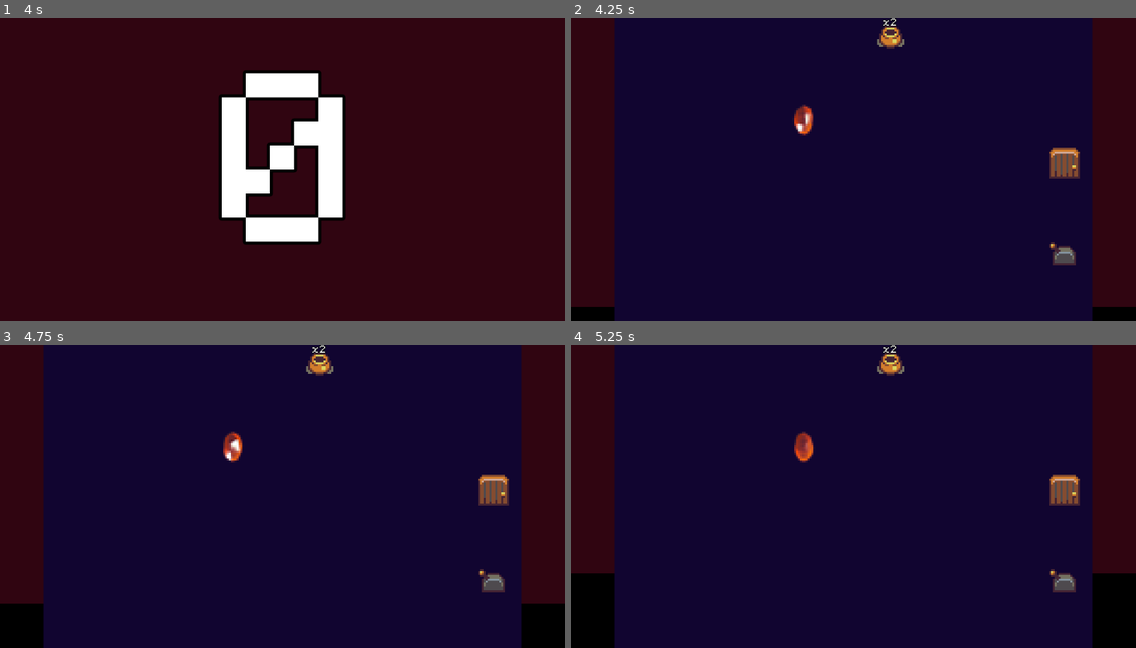
Above: before the commit, frames 1-4 (two rows, left to right).
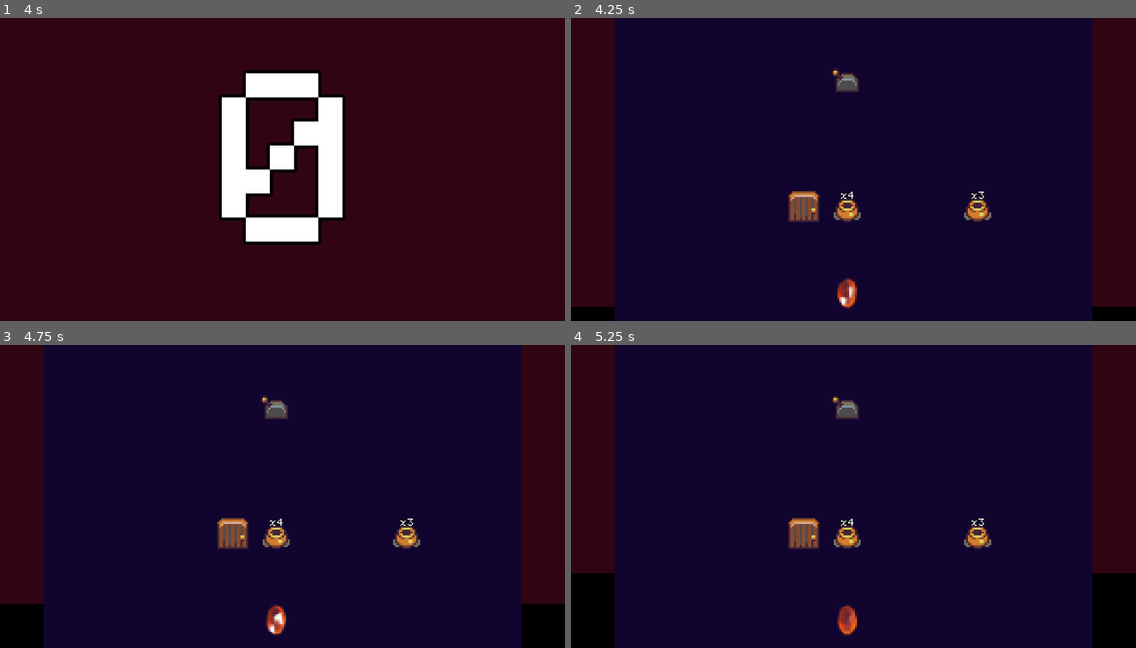
Above: after the commit, the same moments.

Repository: tedsteen/godot-cursors
Game: Godot game, scene res://level_intro.tscn
The game is run twice, just before and just after one commit, with the same random seed, the same clock (stepped at 60 frames per second) and the same inputs. Sound files missing from this copy of the repository are replaced by a short silence.
Inputs (mouse positions are in pixels of both pictures, inside the frame that each line leads up to):
- Up to frame 1 (4 s): tap Enter at 0.5, 2.75 s; move the mouse to (406, 154) at 0.52 s; click (406, 154) at 0.67 s; move the mouse to (169, 184) at 1.27 s; click (169, 184) at 1.42 s; tap Space at 2, 3.5 s; move the mouse to (339, 102) at 2.02 s; click (339, 102) at 2.17 s; move the mouse to (254, 230) at 2.77 s; click (254, 230) at 2.92 s; move the mouse to (452, 214) at 3.52 s; click (452, 214) at 3.67 s
- Up to frame 2 (4.25 s): no input
- Up to frame 3 (4.75 s): move the mouse to (113, 451) at 4.27 s; click (113, 451) at 4.42 s
- Up to frame 4 (5.25 s): move the mouse to (881, 496) at 5.02 s; click (881, 496) at 5.17 s

Frame 1 is identical in both runs. In frame 2, 3.1% of the frame differs, in the area x 38-91%, y 0-96%; in frame 3, 3.1%; in frame 4, 3.1%.

Commit message:
small tweaks here and there

Diff:
--- a/cursor.gd
+++ b/cursor.gd
@@ -9,12 +9,12 @@
 	#print_debug("record frame %s, %s", mouse_event)
 	self.history[frame] = mouse_event
 
-func play_frame(frame: int, camera: Camera2D) -> InputEventMouse:
+func play_frame(frame: int) -> InputEventMouse:
 	if self.history.has(frame):
 		var curr_frame: InputEventMouse = self.history[frame]
-		self.set_position(camera.make_input_local(curr_frame).position)
+		self.set_position(curr_frame.position)
 
-		var left_pressed = curr_frame is InputEventMouseButton and curr_frame.button_index == MouseButton.MOUSE_BUTTON_LEFT
+		var left_pressed = curr_frame is InputEventMouseButton and curr_frame.button_index == MouseButton.MOUSE_BUTTON_LEFT and curr_frame.pressed
 		var texture_scale = cursor_click_size if left_pressed else 1.0
 
 		self.scale = Vector2(texture_scale, texture_scale)
--- a/entities/pot.tscn
+++ b/entities/pot.tscn
@@ -49,7 +49,7 @@
 [node name="Pot" instance=ExtResource("1_vxlym")]
 script = ExtResource("2_gv1eb")
 health = 0
-metadata/_edit_vertical_guides_ = [64.0]
+metadata/_edit_vertical_guides_ = [64.0, 32.0]
 metadata/_edit_horizontal_guides_ = [64.0]
 
 [node name="AnimatedSprite2D" parent="." index="0"]
@@ -63,8 +63,9 @@
 shape = SubResource("CircleShape2D_eljr6")
 
 [node name="Label" type="Label" parent="." index="2"]
+offset_left = 4.0
 offset_right = 64.0
-offset_bottom = 16.0
+offset_bottom = 22.0
 theme_override_colors/font_outline_color = Color(0, 0, 0, 1)
 theme_override_constants/outline_size = 5
 theme_override_fonts/font = ExtResource("4_i3q7c")
--- a/level.gd
+++ b/level.gd
@@ -83,19 +83,20 @@
 		for entity in get_tree().get_nodes_in_group("entities"):
 			entity.queue_free()
 
-		generate_map_data(4, 1)
+		generate_map_data(5, 2)
 
 func _physics_process(delta):
 	time += delta
 	if time >= cursor_lifetime:
 		cursors.push_back(current_recording)
 		reset_time(false)
+		return
 
 	for cursor in cursors:
-		var event = cursor.play_frame(frame, self.get_parent().get_node("%Camera2D"))
+		var event = cursor.play_frame(frame)
 		if event: handle_mouse(event)
 
-	frame += 1
+
 	time_rect.size.y = background_rect.size.y * (1 - time / cursor_lifetime)
 	var total_pot_health = 0
 	var remaining_pot_health = 0
@@ -104,7 +105,7 @@
 		total_pot_health += pot.start_health
 
 	progress_rect.size.y = background_rect.size.y * (1 - (total_pot_health - remaining_pot_health) / float(total_pot_health))
-	#print_debug("Time: %f (frame: %d)" % [time, frame])
+	frame += 1
 
 func handle_mouse(event: InputEventMouse):
 	point_params.position = event.position * view_to_world
--- a/main.tscn
+++ b/main.tscn
@@ -22,8 +22,4 @@
 [node name="Main" type="Node2D"]
 script = SubResource("GDScript_s6kj2")
 
-[node name="Camera2D" type="Camera2D" parent="."]
-unique_name_in_owner = true
-anchor_mode = 0
-
 [node name="Level" parent="." instance=ExtResource("2_w4ekq")]
